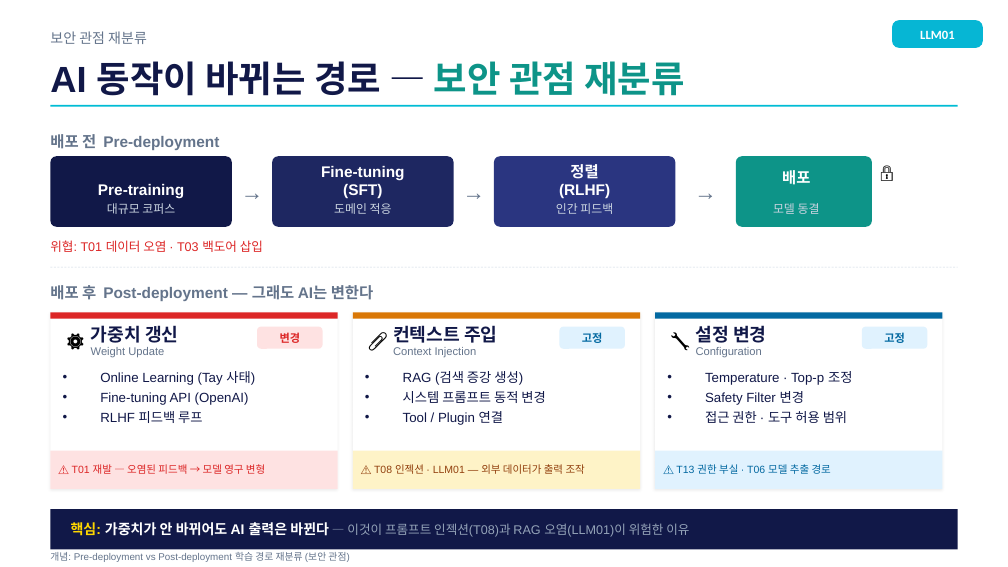
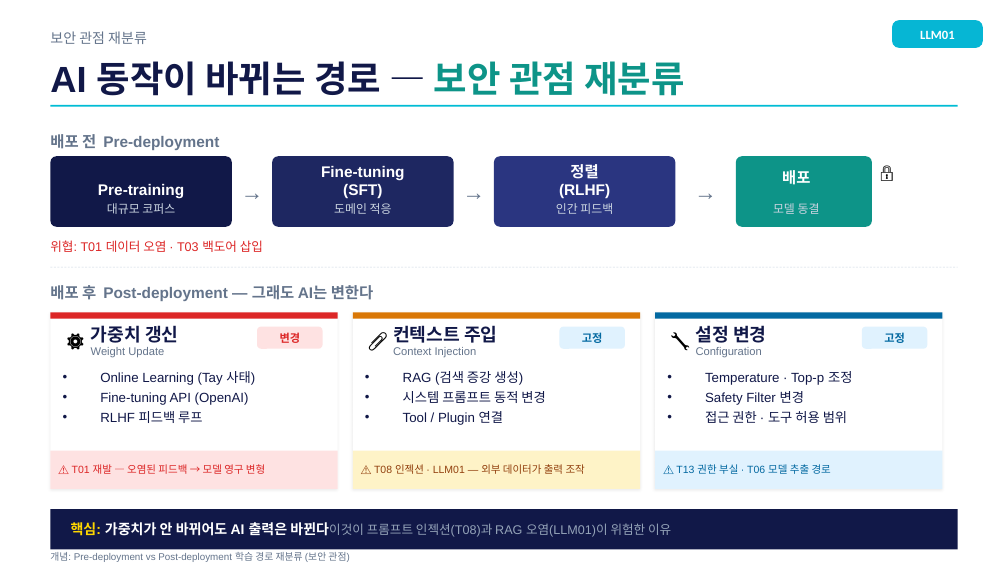
Before and after one commit to sulgik/security-workshop, a slide deck: slide 6 of ws02/class/3일차_2.pptx. Drawn at 1008x567 pixels with LibreOffice and Linux fonts; fonts in the diff are those of the drawing. Boxes give left, top, right and bottom in pixels: in the first picture for what was removed or moved away, otherwise in the second. Text is boxed around its words. In the diff, an @@ line names an element or a change of style, - is before the commit and + after.

```diff
--- a/ws02/class/3일차_2.pptx
+++ b/ws02/class/3일차_2.pptx
@@ text at [71,522,671,537]: text changed @@
-핵심: 가중치가 안 바뀌어도 AI 출력은 바뀐다 — 이것이 프롬프트 인젝션(T08)과 RAG 오염(LLM01)이 위험한 이유
+핵심: 가중치가 안 바뀌어도 AI 출력은 바뀐다이것이 프롬프트 인젝션(T08)과 RAG 오염(LLM01)이 위험한 이유
```
Also in this commit, not shown: 7 other slides changed, 33 other files.
